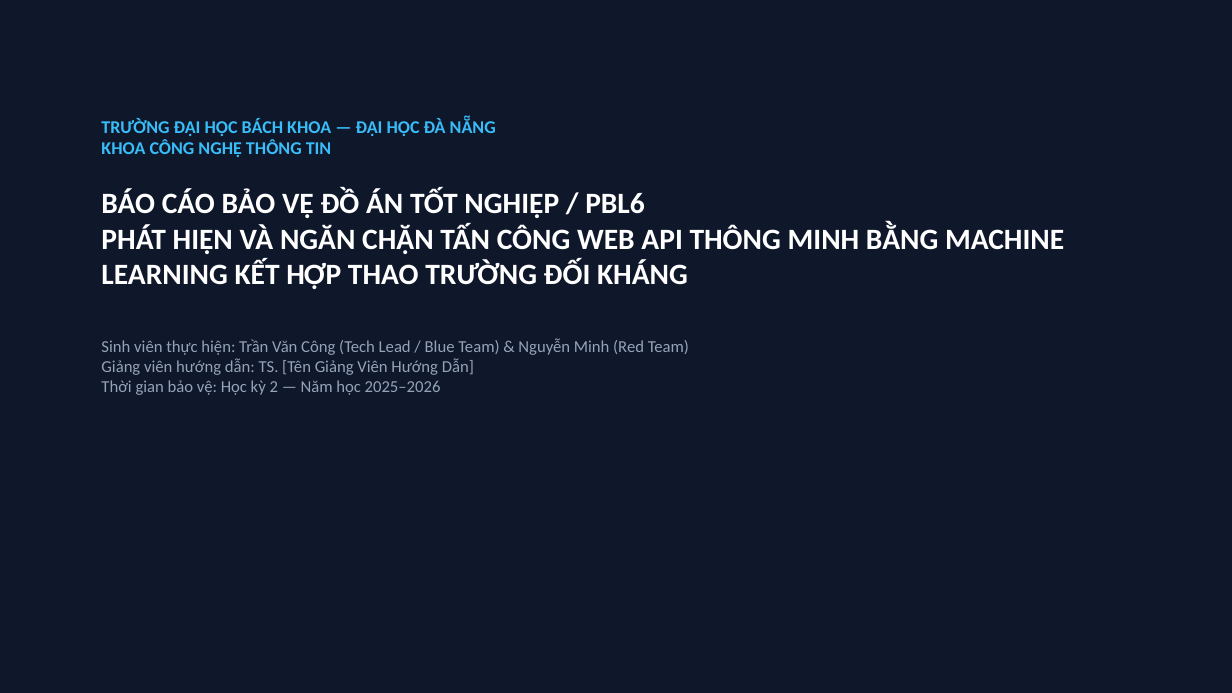
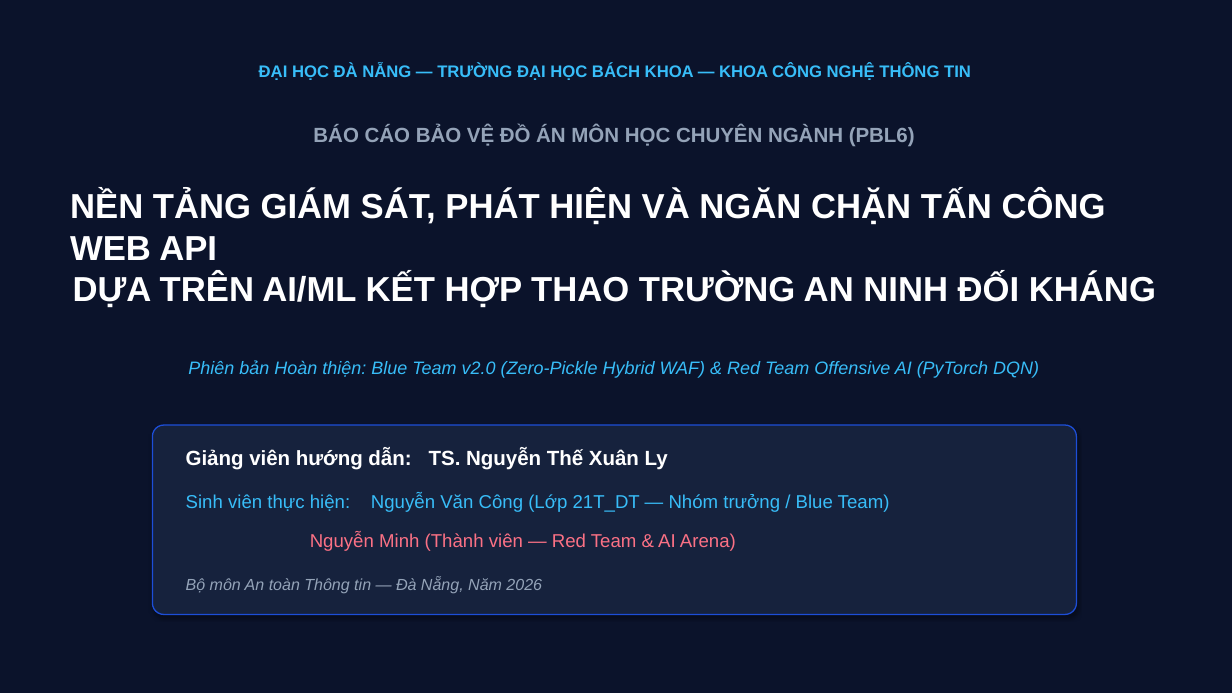
Before and after one commit to vcongggggg/pbl6, a slide deck: slide 1 of docs/reports/PBL6_Academic_Defense_Slides.pptx. Drawn at 1232x693 pixels with LibreOffice and Linux fonts; fonts in the diff are those of the drawing. Boxes give left, top, right and bottom in pixels: in the first picture for what was removed or moved away, otherwise in the second. Text is boxed around its words. In the diff, an @@ line names an element or a change of style, - is before the commit and + after.

```diff
--- a/docs/reports/PBL6_Academic_Defense_Slides.pptx
+++ b/docs/reports/PBL6_Academic_Defense_Slides.pptx
@@ background #FFFFFF to #0B132B @@
@@ rectangle removed at [0,0,1232,693] @@
@@ text added at [259,64,971,80], 13 pt, text #38BDF8, bold @@
+ĐẠI HỌC ĐÀ NẴNG — TRƯỜNG ĐẠI HỌC BÁCH KHOA — KHOA CÔNG NGHỆ THÔNG TIN
@@ text at [313,126,915,146]: text changed; size 13 to 16 pt; font Calibri to Arial @@
-TRƯỜNG ĐẠI HỌC BÁCH KHOA — ĐẠI HỌC ĐÀ NẴNG
-KHOA CÔNG NGHỆ THÔNG TIN
-BÁO CÁO BẢO VỆ ĐỒ ÁN TỐT NGHIỆP / PBL6
-PHÁT HIỆN VÀ NGĂN CHẶN TẤN CÔNG WEB API THÔNG MINH BẰNG MACHINE LEARNING KẾT HỢP THAO TRƯỜNG ĐỐI KHÁNG
-Sinh viên thực hiện: Trần Văn Công (Tech Lead / Blue Team) & Nguyễn Minh (Red Team)
-Giảng viên hướng dẫn: TS. [Tên Giảng Viên Hướng Dẫn]
-Thời gian bảo vệ: Học kỳ 2 — Năm học 2025–2026
+BÁO CÁO BẢO VỆ ĐỒ ÁN MÔN HỌC CHUYÊN NGÀNH (PBL6)
@@ text added at [70,190,1156,308], 27 pt, text #FFFFFF, bold @@
+NỀN TẢNG GIÁM SÁT, PHÁT HIỆN VÀ NGĂN CHẶN TẤN CÔNG WEB API
+DỰA TRÊN AI/ML KẾT HỢP THAO TRƯỜNG AN NINH ĐỐI KHÁNG
@@ text added at [188,360,1039,378], 14 pt, text #38BDF8, italic @@
+Phiên bản Hoàn thiện: Blue Team v2.0 (Zero-Pickle Hybrid WAF) & Red Team Offensive AI (PyTorch DQN)
@@ rounded rectangle added at [152,425,1077,615], fill #16223D, outline #1D4ED8 1 pt @@
@@ text added at [186,449,668,470], 16 pt, text #FFFFFF, bold @@
+Giảng viên hướng dẫn: TS. Nguyễn Thế Xuân Ly
@@ text added at [186,493,890,512], 14.5 pt, text #38BDF8 @@
+Sinh viên thực hiện: Nguyễn Văn Công (Lớp 21T_DT — Nhóm trưởng / Blue Team)
@@ text added at [310,532,736,551], 14.5 pt, text #FB7185 @@
+Nguyễn Minh (Thành viên — Red Team & AI Arena)
@@ text added at [186,577,542,593], 12.5 pt, text #94A3B8, italic @@
+Bộ môn An toàn Thông tin — Đà Nẵng, Năm 2026
```
Also in this commit, not shown: 13 slides added, 13 slides removed, 27 other files.
